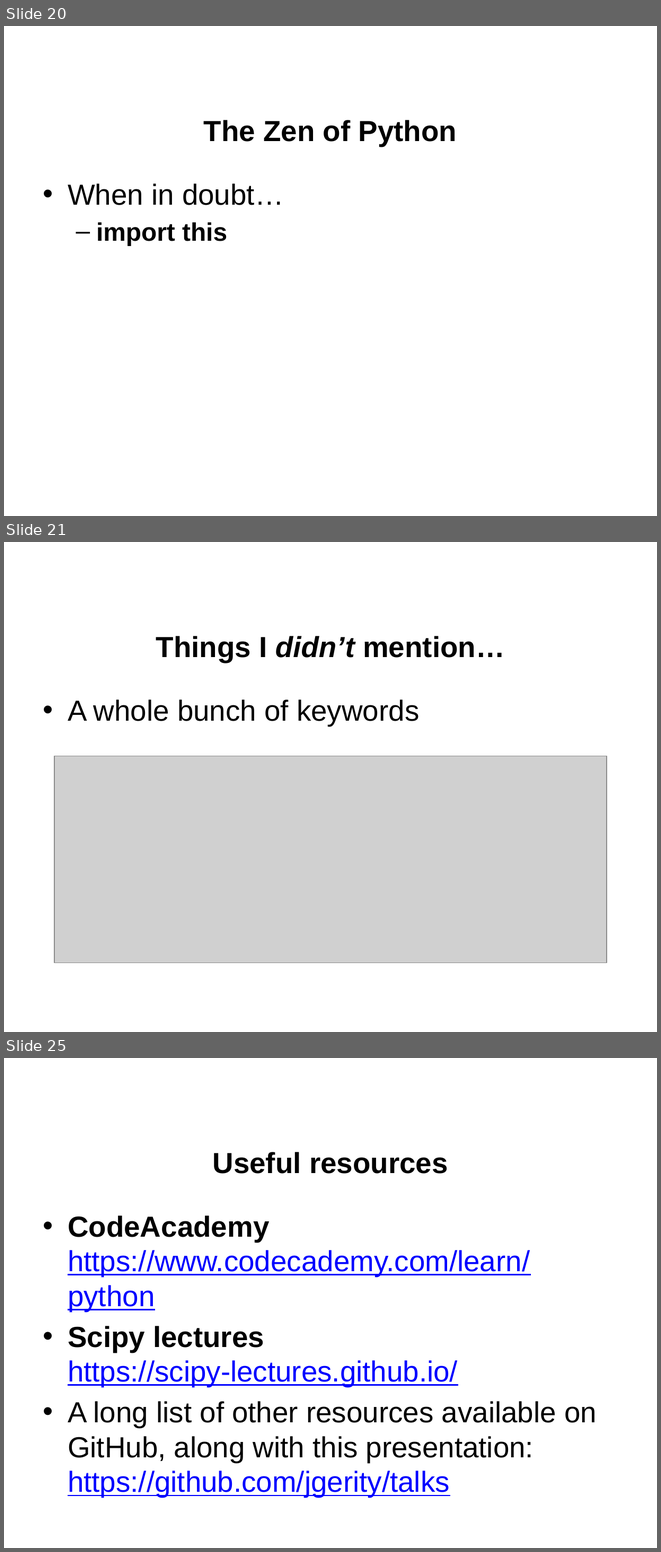
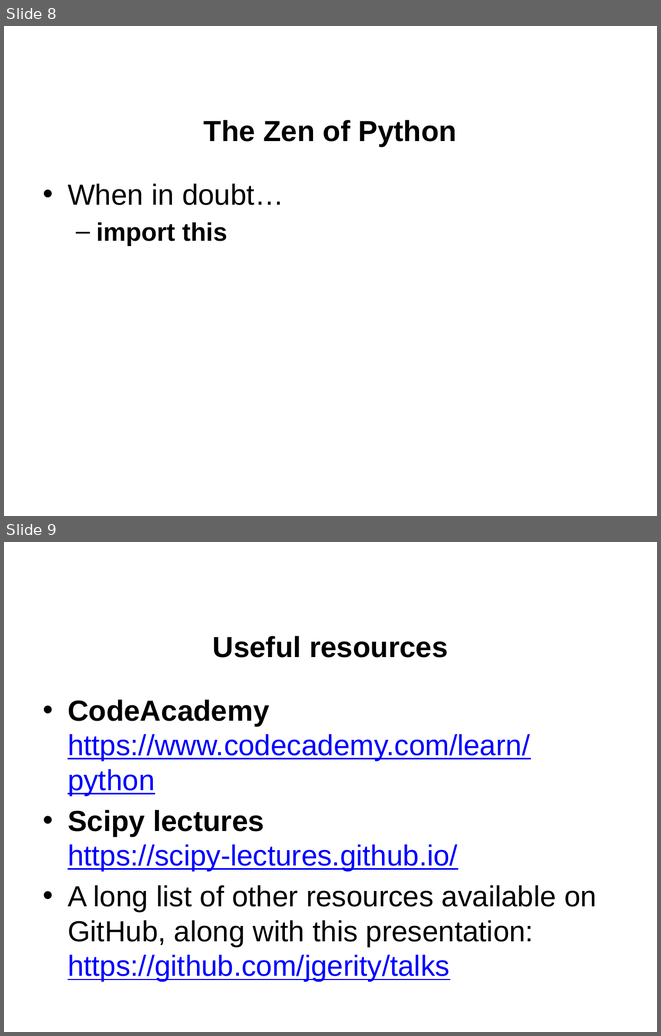
Before and after one commit to jgerity/talks, a slide deck: 2016/computing_workgroup/intro-to-python/intro-to-python.pptx. Shown one above the other, each under a label of ours: slides 20, 21 and 25 before the commit, slides 8 and 9 after it; the slides between them are not shown. The pictures are 661x1552 and 661x1036 pixels, drawn with LibreOffice and Linux fonts; fonts in the diff are those of the drawing; grey boxes stand for pictures; background and template pictures are left out. Boxes give left, top, right and bottom in pixels: in the first picture for what was removed or moved away, otherwise in the second. Text is boxed around its words. In the diff, an @@ line names an element or a change of style, - is before the commit and + after.

```diff
--- a/2016/computing_workgroup/intro-to-python/intro-to-python.pptx
+++ b/2016/computing_workgroup/intro-to-python/intro-to-python.pptx
@@ slide 21 removed at (x1=4, y1=542, x2=657, y2=1032), background picture (left out) @@
@@ title removed at (x1=156, y1=636, x2=505, y2=662) @@
-Things I didn’t mention…
@@ text removed at (x1=68, y1=699, x2=419, y2=725) @@
-• A whole bunch of keywords
@@ picture removed at (x1=54, y1=756, x2=607, y2=962) @@
@@ what was slide 20 is now slide 8 @@
@@ what was slide 25 is now slide 9 @@
```
Also in this commit, not shown: 1 slide changed, 3 slides added, 21 other slides removed.
